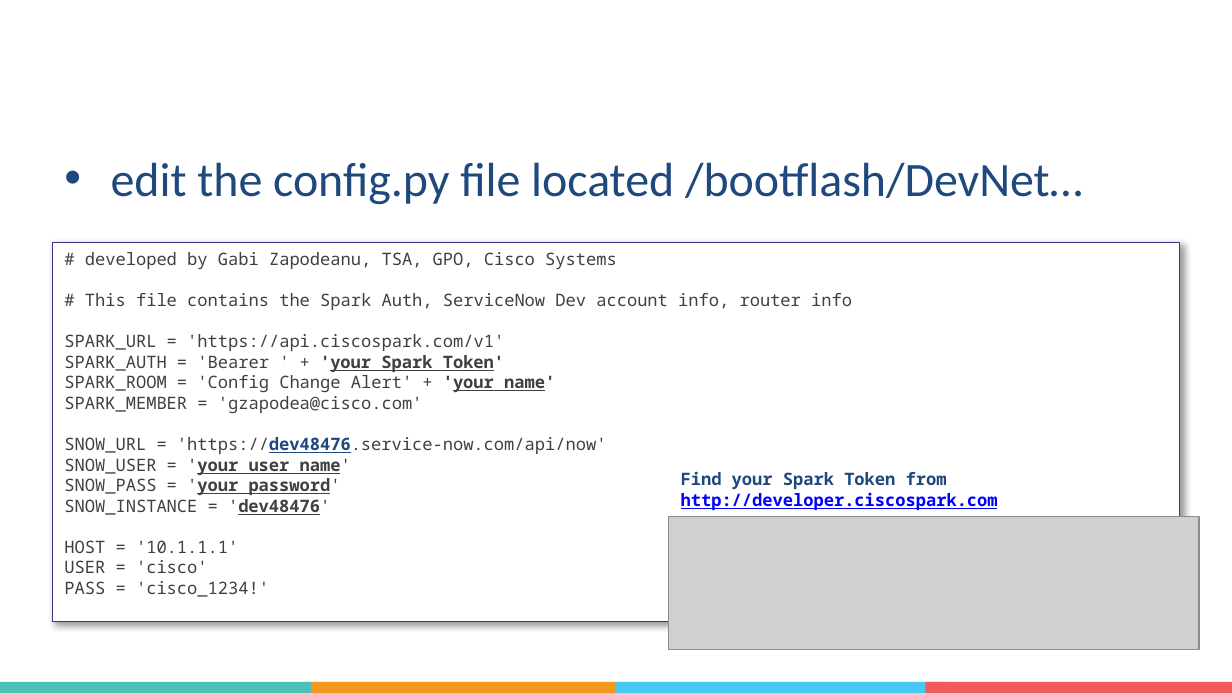
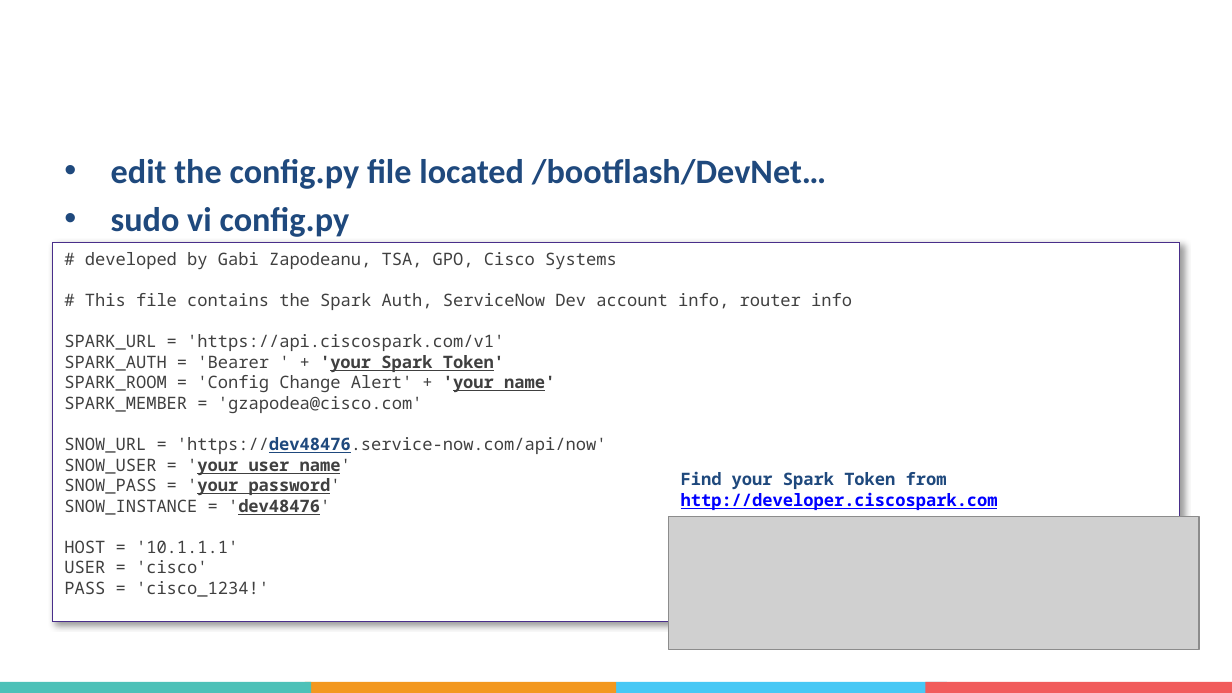
Before and after one commit to obrigg/DevNet_Create_2018, a slide deck: slide 35 of DevNetCreate-ConfigApprove.pptx. Drawn at 1232x693 pixels with LibreOffice and Linux fonts; fonts in the diff are those of the drawing; grey boxes stand for pictures; background and template pictures are left out. Boxes give left, top, right and bottom in pixels: in the first picture for what was removed or moved away, otherwise in the second. Text is boxed around its words. In the diff, an @@ line names an element or a change of style, - is before the commit and + after.

```diff
--- a/DevNetCreate-ConfigApprove.pptx
+++ b/DevNetCreate-ConfigApprove.pptx
@@ text at (x1=111, y1=159, x2=826, y2=189): size 28 to 20 pt, bold on in "edit the config.py file located /bootflash/DevNet…"; less space between paragraphs @@
@@ text at (x1=111, y1=207, x2=350, y2=237): paragraph added @@
+• sudo vi config.py
```
Also in this commit, not shown: 16 other slides changed, 1 other file.
